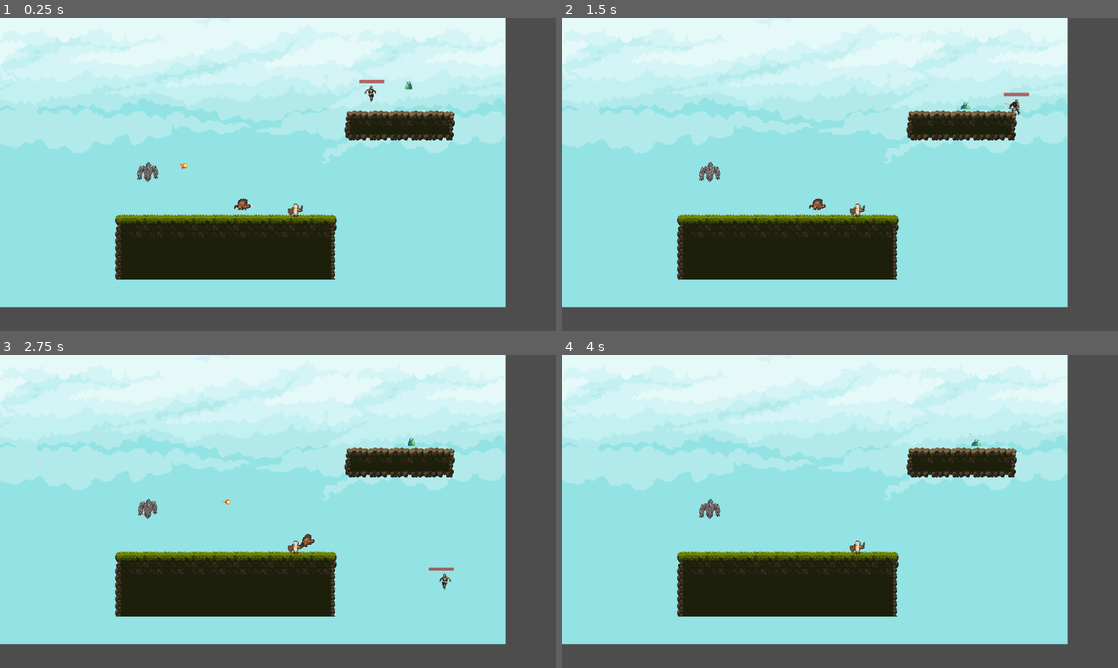
Above: before the commit, frames 1-4 (two rows, left to right).
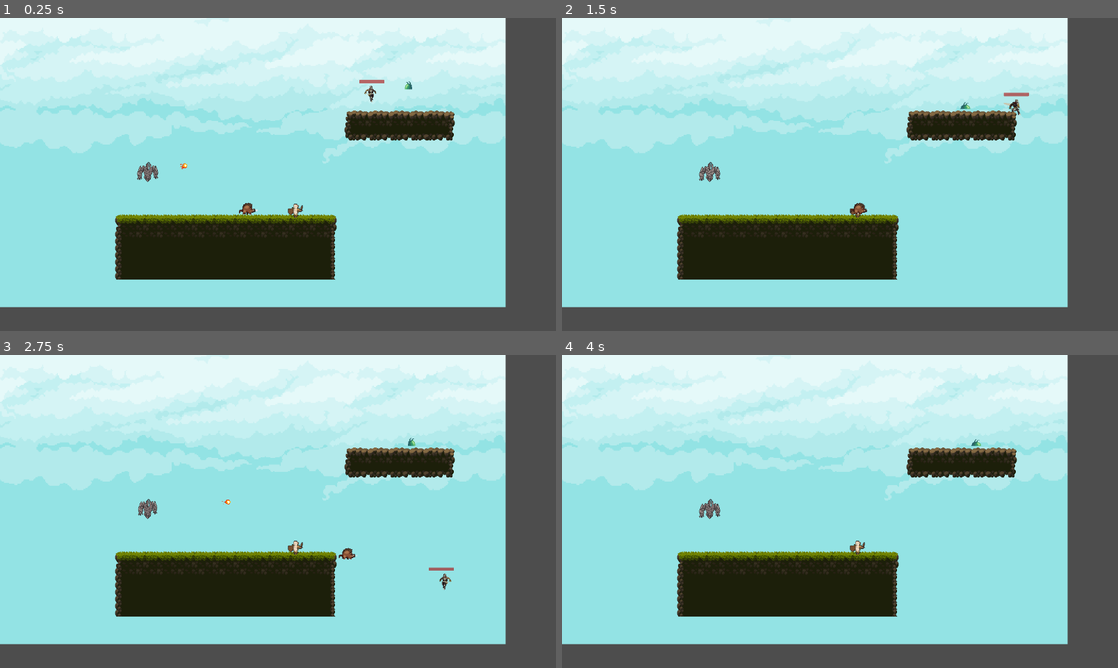
Above: after the commit, the same moments.

Repository: ON1VAS/tesiUni2025
Game: Godot game, scene res://scene/map.tscn
Two runs of this game, one before a commit and one after it. Both use one fixed random seed, a clock stepped at 60 frames per second and the inputs below.
Inputs:
- Up to frame 1 (0.25 s): no input
- Up to frame 2 (1.5 s): hold D (ui_right) from 0.53 s (still down); tap K (attackfast) at 0.6 s; tap E (ui_accept) at 0.77 s; tap L (attackpesant) at 1.35 s
- Up to frame 3 (2.75 s): tap E (ui_accept) at 1.52 s; release D (ui_right) at 2.03 s; hold A (ui_left) from 2.03 s (still down); tap K (attackfast) at 2.1 s
- Up to frame 4 (4 s): release A (ui_left) at 2.78 s; hold D (ui_right) from 2.78 s (still down); tap L (attackpesant) at 2.85 s; tap E (ui_accept) at 3.02, 3.77 s; tap K (attackfast) at 3.6 s

The runs differ from the first frame. In frame 1, 0.1% of the frame differs, in the area x 42-47%, y 57-63%; in frame 2, 0.1%, in the area x 44-56%, y 57-63%; in frame 3, 0.1%; in frame 4, nothing differs.

Commit message:
cambiata standbox del cinghiale

Diff:
--- a/scene/cinghiale.gd
+++ b/scene/cinghiale.gd
@@ -46,7 +46,7 @@
 
 	# Imposta forma collisione
 	var shape = RectangleShape2D.new()
-	shape.size = Vector2(30.0, 50.0)  # Adatta alle tue dimensioni
+	shape.size = Vector2(30.0, 30.0)  # Adatta alle tue dimensioni
 	collision_shape.shape = shape
 
 	# Configura raycast
